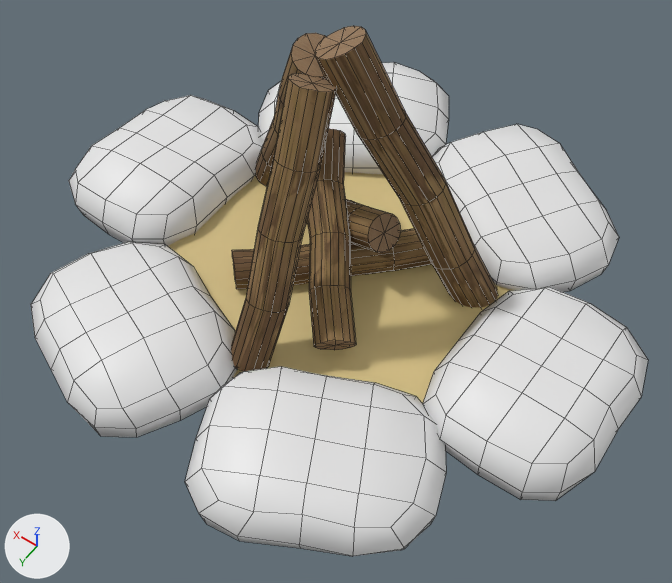
A saved change to the FBX model Assets/Models/Items/Bonfire/Bonfire.fbx.
The view is the same before and after, from a camera (50 mm lens) standing at (-2.22, 3.22, 4.74) and looking at (-0.29, 0.52, 0.5). Every picture has the same lights, and +X, +Y and +Z are marked at lower left. The picture after the commit comes second. Mesh edges are drawn as thin lines. Where no turn or scale is listed for an object, it has been applied to the vertices.

The scene before the commit, as lines of its bpy script (objects in view):
```python
me_cube_007 = bpy.data.meshes.new('Cube.007')
me_cube_007.from_pydata(...)  # 892 vertices, 865 faces; spans x -2.01..1.99, y -1.76..1.93, z -0.1..1.92
# faces by material slot: [384, 480, 1]
me_cube_007.materials.append(mat_material)  # white #e7e7e7
me_cube_007.materials.append(mat_material_001)
me_cube_007.materials.append(mat_brown)  # yellow #d7c185
ob_cube_006 = bpy.data.objects.new('Cube.006', me_cube_007)
ob_cube_006.location = (0.0, 0.0, 0.0)
```
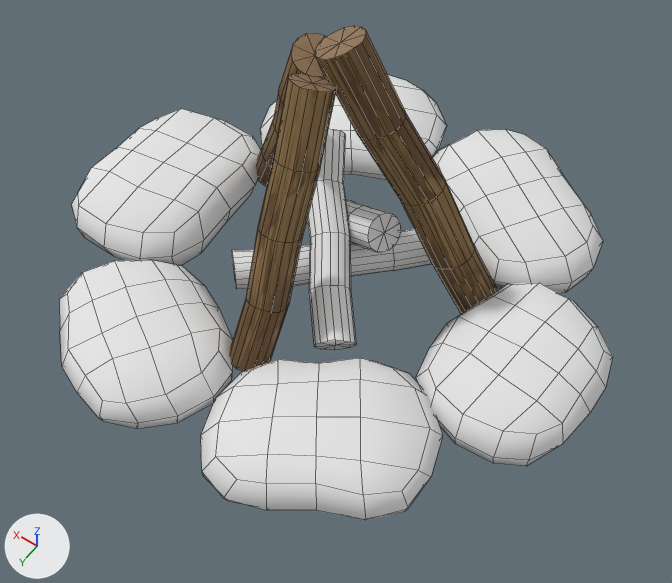
What differs and where, as boxes [x1, y1, x2, y2] in the pictures (672 x 583 px; the box of a moved part takes in the faces that stretch with it):
'Cube.006', reshaped (10% narrower, 7% shorter): before [31, 26, 648, 556]; after [59, 26, 613, 520]
part 1 of me_cube_007, rebuilt (6% shorter): before [259, 62, 449, 174]; after [260, 75, 447, 180]
part 2 of me_cube_007, rebuilt (12% narrower, 14% shorter): before [423, 287, 648, 501]; after [416, 283, 613, 466]
part 3 of me_cube_007, rebuilt (7% narrower, 14% shorter): before [185, 367, 446, 556]; after [201, 358, 443, 520]
part 4 of me_cube_007, rebuilt (16% narrower, 14% shorter): before [31, 242, 238, 437]; after [59, 260, 233, 428]
part 5 of me_cube_007, rebuilt: before [69, 95, 264, 246]; after [71, 109, 261, 265]
part 6 of me_cube_007, moved or reshaped: before [168, 124, 619, 404]; after [433, 129, 603, 293]
part 7 of me_cube_007, recoloured (lighter): [232, 129, 432, 350] in both

Edits to the bpy script that builds the scene:
```text
Add mat_stone:
    mat_stone = principled_material('Stone')
    mat_stone.base_color = (0.8, 0.8, 0.8)  # white #e7e7e7
    mat_stone.roughness = 1.0
Change me_cube_007:
    used by ob_cube_006; location = (0.0, 0.0, 0.0)
    remove me_cube_007.from_pydata(...)  # 892 vertices, 865 faces; spans x -2.01..1.99, y -1.76..1.93, z -0.1..1.92
    remove me_cube_007.materials.append(mat_brown)  # yellow #d7c185
    add me_cube_007.from_pydata(...)  # 888 vertices, 863 faces; spans x -1.81..1.89, y -1.62..1.82, z -0.1..1.92
    me_cube_007 part 1: the loose piece of 66 vertices spanning x -0.01..1.4, y -1.76..-0.44, z -0.01..0.38 is rebuilt with 66 vertices and now spans x 0.0..1.28, y -1.62..-0.39, z -0.01..0.37, in mat_stone (white #e7e7e7)
    me_cube_007 part 2: the loose piece of 66 vertices spanning x -2.01..-0.95, y -0.55..0.84, z -0.01..0.38 is rebuilt with 66 vertices and now spans x -1.81..-0.82, y -0.5..0.77, z -0.01..0.34, in mat_stone (white #e7e7e7)
    me_cube_007 part 3: the loose piece of 66 vertices spanning x -1.43..-0.01, y 0.65..1.93, z -0.01..0.38 is rebuilt with 66 vertices and now spans x -1.3..-0.02, y 0.55..1.78, z -0.01..0.37, in mat_stone (white #e7e7e7)
    me_cube_007 part 4: the loose piece of 66 vertices spanning x -0.03..1.43, y 0.62..1.88, z -0.01..0.38 is rebuilt with 66 vertices and now spans x -0.02..1.25, y 0.69..1.82, z -0.01..0.34, in mat_stone (white #e7e7e7)
    me_cube_007 part 5: the loose piece of 66 vertices spanning x 0.93..1.99, y -0.65..0.74, z -0.01..0.38 is rebuilt with 66 vertices and now spans x 0.81..1.89, y -0.52..0.89, z -0.01..0.35, in mat_stone (white #e7e7e7)
    me_cube_007 part 6
    69 vertices are removed from x -1.43..1.14, y -1.69..1.14, z -0.01..0.38
    65 faces are deleted
    65 vertices are added at x -1.36..0.0, y -1.59..-0.36, z -0.01..0.38
    64 new faces join them, mat_stone (white #e7e7e7)
    me_cube_007 part 7: 240 faces spanning x -0.56..0.57, y -0.49..0.75, z 0.03..0.83 switch from mat_material_001 to mat_material (white #e7e7e7)
    add me_cube_007.materials.append(mat_stone)  # white #e7e7e7
```
